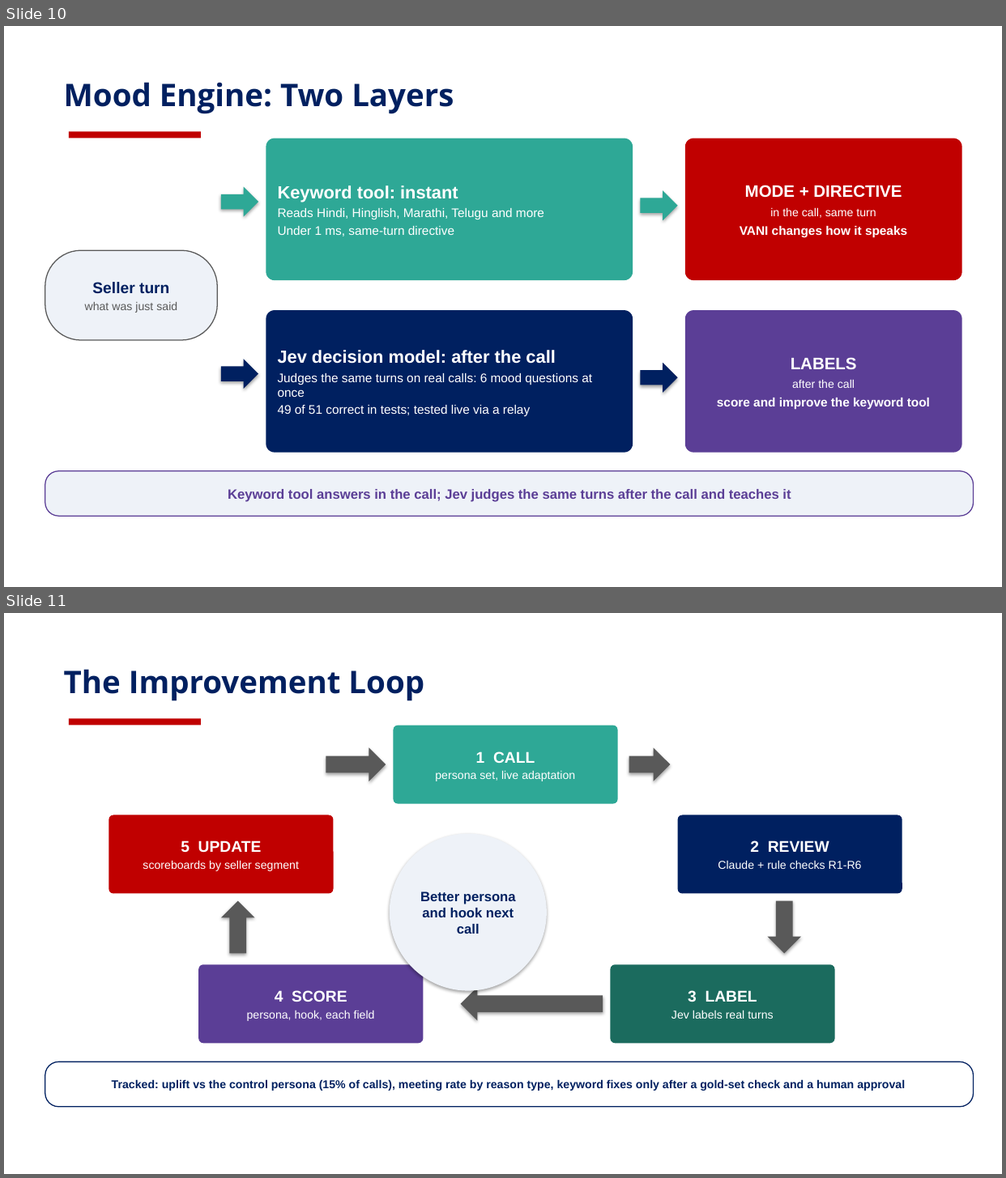
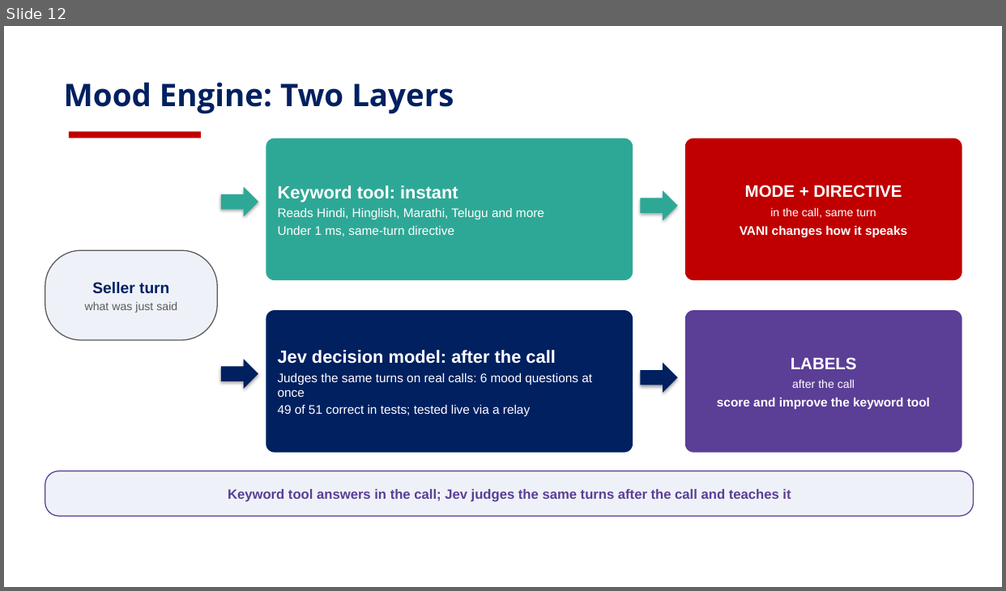
Before and after one commit to risu1139/vani-hackathon, a slide deck: outputs/plans/VANI_Persona_Design_Deck_v2_visual.pptx. Shown one above the other, each under a label of ours: slides 10 and 11 before the commit, slide 12 after it. The pictures are 1006x1178 and 1006x591 pixels, drawn with LibreOffice and Linux fonts; fonts in the diff are those of the drawing; background and template pictures are left out. Boxes give left, top, right and bottom in pixels: in the first picture for what was removed or moved away, otherwise in the second. Text is boxed around its words. In the diff, an @@ line names an element or a change of style, - is before the commit and + after.

```diff
--- a/outputs/plans/VANI_Persona_Design_Deck_v2_visual.pptx
+++ b/outputs/plans/VANI_Persona_Design_Deck_v2_visual.pptx
@@ slide 11 removed at [4,613,1002,1174], background picture (left out); not listed: 1 template element that a slide beside it also shows @@
@@ title removed at [64,669,424,701] @@
-The Improvement Loop
@@ rounded rectangle removed at [394,726,618,804] @@
-1 CALL
-persona set, live adaptation
@@ right arrow removed at [326,747,386,781] @@
@@ right arrow removed at [629,747,671,781] @@
@@ rounded rectangle removed at [108,815,334,894] @@
-5 UPDATE
-scoreboards by seller segment
@@ rounded rectangle removed at [678,815,902,894] @@
-2 REVIEW
-Claude + rule checks R1-R6
@@ ellipse removed at [390,834,547,991] @@
-Better persona and hook next call
@@ up arrow removed at [221,901,255,954] @@
@@ down arrow removed at [768,901,801,954] @@
@@ rounded rectangle removed at [198,965,424,1043] @@
-4 SCORE
-persona, hook, each field
@@ rounded rectangle removed at [611,965,835,1043] @@
-3 LABEL
-Jev labels real turns
@@ left arrow removed at [461,987,603,1021] @@
@@ rounded rectangle removed at [45,1063,974,1107] @@
-Tracked: uplift vs the control persona (15% of calls), meeting rate by reason type, keyword fixes only after a gold-set check and a human approval
@@ what was slide 10 is now slide 12 @@
```
Also in this commit, not shown: 1 slide changed, 4 slides added, 1 other file.
